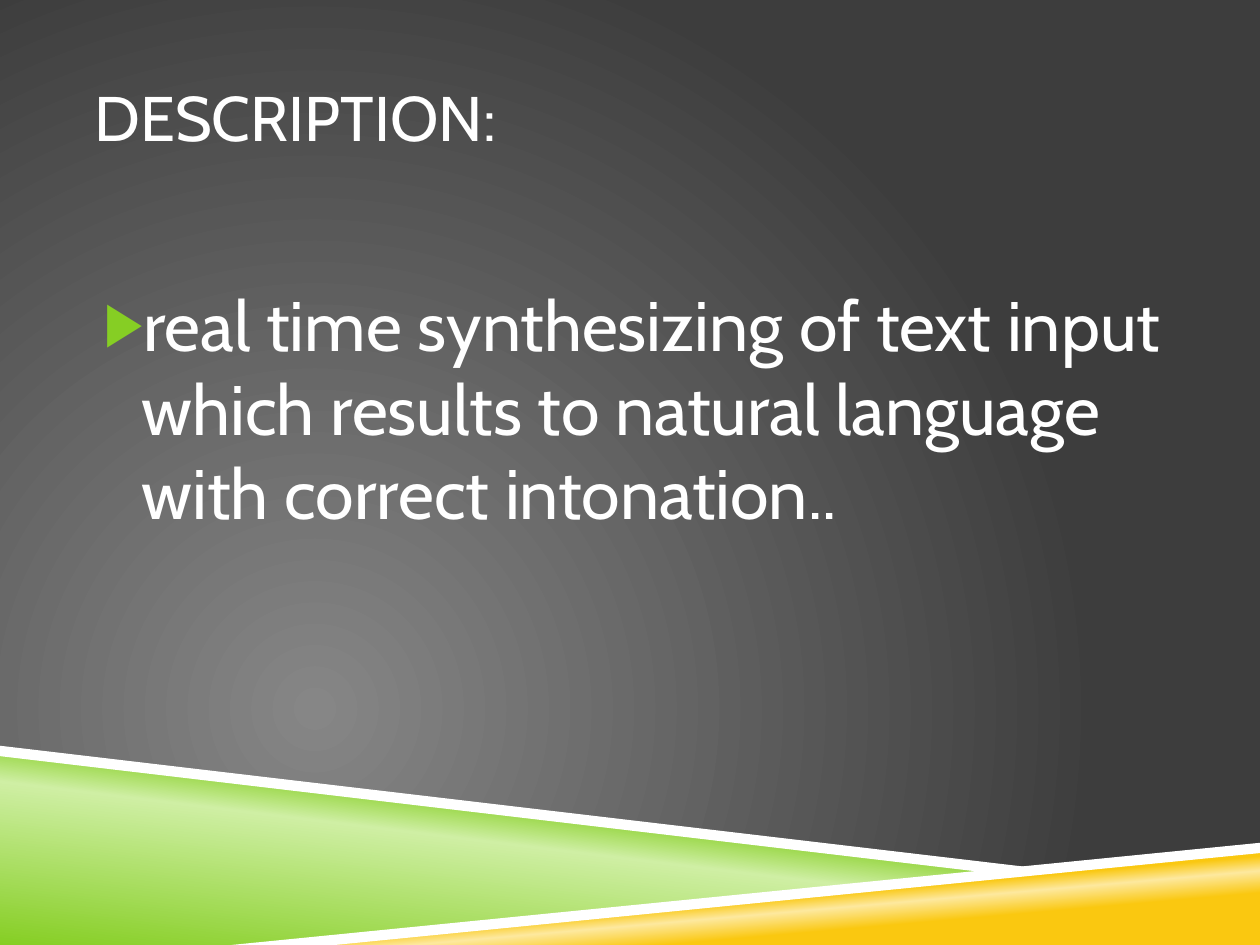
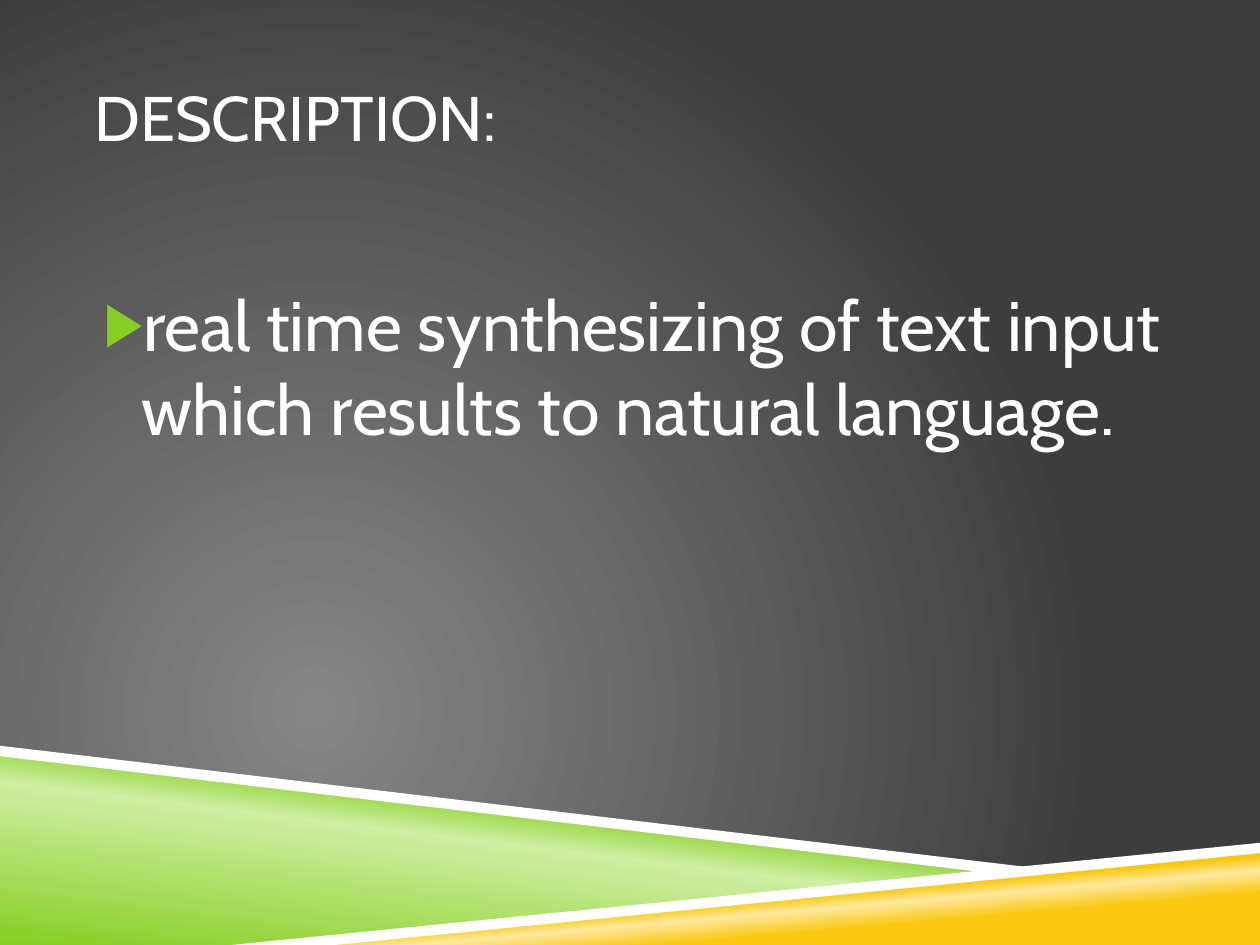
Before and after one commit to JaoColoma/jaocoloma.github.io, a slide deck: slide 4 of presentation.pptx (slide 2 before the commit). Drawn at 1260x945 pixels with LibreOffice and Linux fonts; fonts in the diff are those of the drawing; background and template pictures are left out. Boxes give left, top, right and bottom in pixels: in the first picture for what was removed or moved away, otherwise in the second. Text is boxed around its words. In the diff, an @@ line names an element or a change of style, - is before the commit and + after.

```diff
--- a/presentation.pptx
+++ b/presentation.pptx
@@ text at box(142, 298, 1160, 451): text changed @@
-▶ real time synthesizing of text input which results to natural language with correct intonation..
+▶ real time synthesizing of text input which results to natural language.
```
Also in this commit, not shown: 6 slides added.
